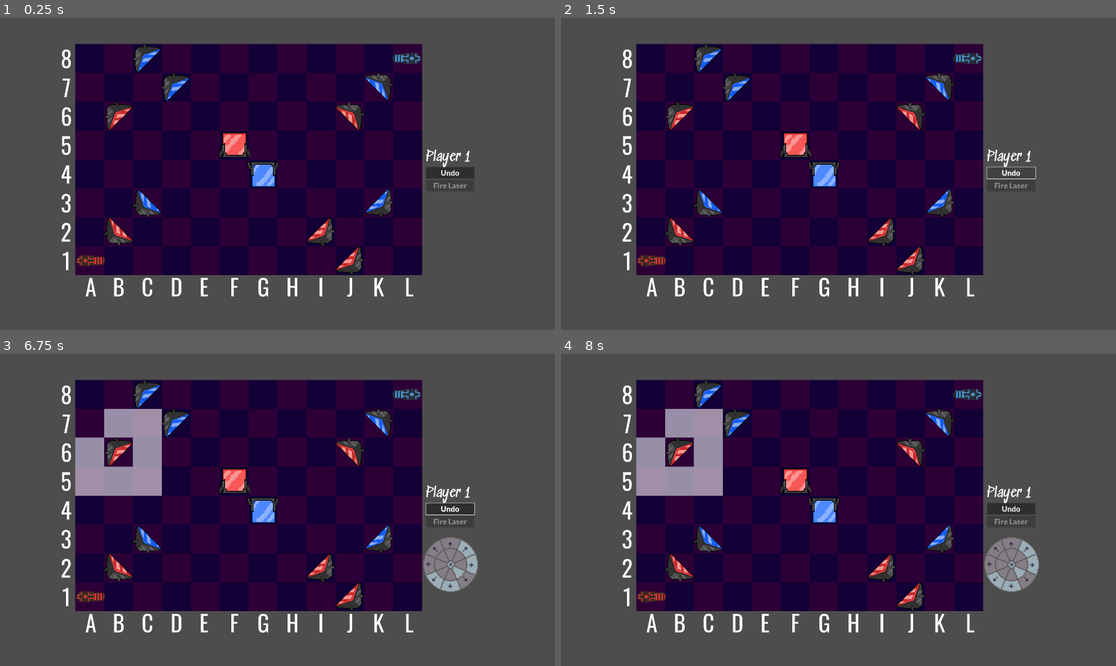
Above: before the commit, frames 1-4 (two rows, left to right).
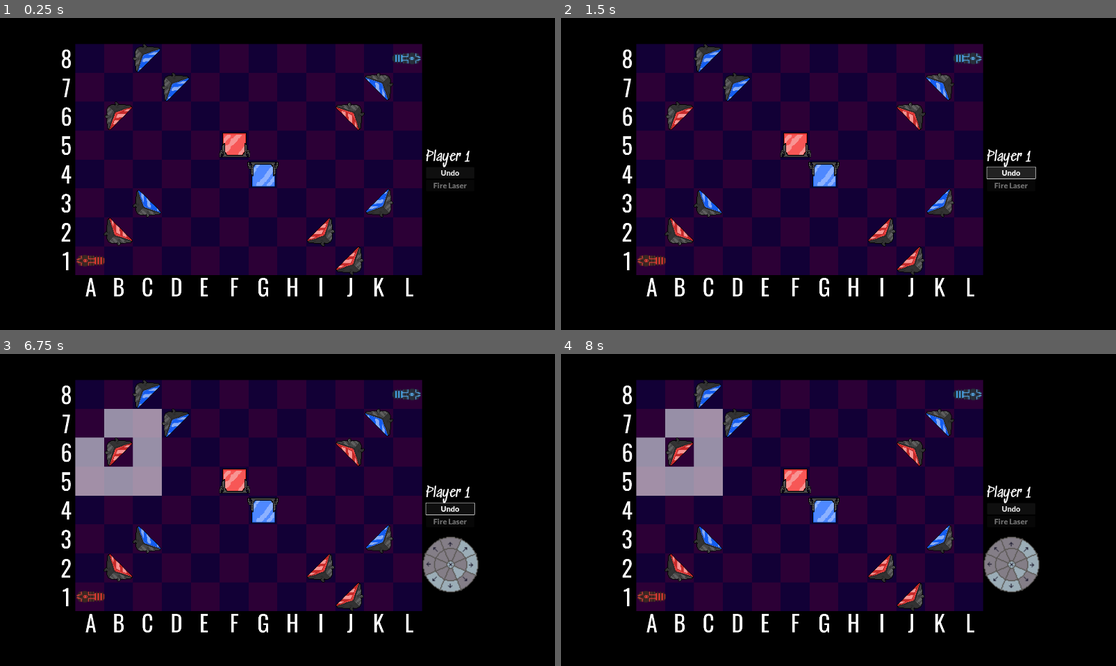
Above: after the commit, the same moments.

Repository: mzbrubak/Reflectix
Game: Godot game, scene res://Scenes/main.tscn
The game is run twice, just before and just after one commit, with the same random seed, the same clock (stepped at 60 frames per second) and the same inputs.
Inputs (mouse positions are in pixels of both pictures, inside the frame that each line leads up to):
- Up to frame 1 (0.25 s): no input
- Up to frame 2 (1.5 s): click "Undo" at 0.5 s; click "Undo" at 1.25 s
- Up to frame 3 (6.75 s): click "Undo" at 2 s; tap Enter at 2.75, 4.25, 5.75 s; move the mouse to (399, 494) at 2.77 s; click (399, 494) at 2.92 s; tap Space at 3.5, 5, 6.5 s; move the mouse to (166, 525) at 3.52 s; click (166, 525) at 3.67 s; move the mouse to (333, 441) at 4.27 s; click (333, 441) at 4.42 s; move the mouse to (249, 572) at 5.02 s; click (249, 572) at 5.17 s; move the mouse to (444, 556) at 5.77 s; click (444, 556) at 5.92 s; move the mouse to (111, 463) at 6.52 s; click (111, 463) at 6.67 s
- Up to frame 4 (8 s): click (1010, 566) at 7.25 s

The runs differ from the first frame. In frame 1, 53% of the frame differs, in the area x 0-100%, y 0-100%; in frame 2, 53%; in frame 3, 51%; in frame 4, 52%.

Commit message:
Splash - update to 5s before production mode

Diff:
--- a/Scenes/main.gd
+++ b/Scenes/main.gd
@@ -8,6 +8,12 @@
 var active_player=0#0=player 1, 1=player 2
 # Called when the node enters the scene tree for the first time.
 func _ready():
+	#splash
+	await get_tree().create_timer(0).timeout
+	$Splash/Theme.visible = false
+	await get_tree().create_timer(0).timeout
+	$Splash/Credits.visible = false
+
 	$UI.visible=true#so I can hide it in editor
 	endturn.connect(P1Laser.fire_laser)
 	P1Laser.laser_fired.connect(post_laser_fired)
--- a/Scenes/main.tscn
+++ b/Scenes/main.tscn
@@ -9,9 +9,20 @@
 [ext_resource type="PackedScene" uid="uid://q1n7pyb7j2wj" path="res://Scenes/ui.tscn" id="5_ctrvt"]
 [ext_resource type="PackedScene" uid="uid://d1bnj1d6gsewg" path="res://Scenes/double_mirror.tscn" id="6_krj5m"]
 [ext_resource type="Script" path="res://Scenes/player_2_pieces.gd" id="8_nj1uy"]
+[ext_resource type="Texture2D" uid="uid://dd3qagwj88i63" path="res://img/background.png" id="10_71mxc"]
+[ext_resource type="Texture2D" uid="uid://dqjc7kw0ssd5c" path="res://theme/GWJ-Full-Logo-tag-Orange2.svg" id="11_fp07y"]
+[ext_resource type="Texture2D" uid="uid://cxp11ivlusbtt" path="res://theme/theme.png" id="12_brtvm"]
+[ext_resource type="Texture2D" uid="uid://dbvgt8w1ruyle" path="res://theme/wildcards.png" id="13_35aso"]
+[ext_resource type="FontFile" uid="uid://cybpab1vbk3w" path="res://fonts/Oswald/Oswald-VariableFont_wght.ttf" id="14_olf2d"]
+[ext_resource type="FontFile" uid="uid://u3xv5vfc63a4" path="res://fonts/Sedgwick_Ave/SedgwickAve-Regular.ttf" id="15_83dkl"]
+[ext_resource type="FontFile" uid="uid://bd8y3x518wj4o" path="res://fonts/Lato/Lato-Regular.ttf" id="16_874sp"]
 
 [node name="Main" type="Node2D"]
 script = ExtResource("1_nomae")
+
+[node name="Background" type="Sprite2D" parent="."]
+position = Vector2(731, 336)
+texture = ExtResource("10_71mxc")
 
 [node name="Board" parent="." instance=ExtResource("2_0yl2j")]
 position = Vector2(-130, 60)
@@ -99,3 +110,107 @@
 
 [node name="UI" parent="." instance=ExtResource("5_ctrvt")]
 visible = false
+
+[node name="Splash" type="CanvasLayer" parent="."]
+
+[node name="Credits" type="CanvasLayer" parent="Splash"]
+
+[node name="Background" type="Sprite2D" parent="Splash/Credits"]
+position = Vector2(960, 541)
+texture = ExtResource("10_71mxc")
+
+[node name="Headline" type="Label" parent="Splash/Credits"]
+offset_left = 723.0
+offset_top = 4.0
+offset_right = 1128.0
+offset_bottom = 176.0
+theme_override_fonts/font = ExtResource("14_olf2d")
+theme_override_font_sizes/font_size = 115
+text = "Reflectrix"
+
+[node name="Subtitle" type="Label" parent="Splash/Credits"]
+offset_left = 540.0
+offset_top = 161.0
+offset_right = 1375.0
+offset_bottom = 276.0
+theme_override_fonts/font = ExtResource("15_83dkl")
+theme_override_font_sizes/font_size = 68
+text = "A strategy laser chess game"
+
+[node name="Credits" type="Label" parent="Splash/Credits"]
+offset_left = 217.0
+offset_top = 283.0
+offset_right = 622.0
+offset_bottom = 455.0
+theme_override_fonts/font = ExtResource("14_olf2d")
+theme_override_font_sizes/font_size = 87
+text = "Credits"
+
+[node name="Credit Names" type="Label" parent="Splash/Credits"]
+offset_left = 133.0
+offset_top = 428.0
+offset_right = 593.0
+offset_bottom = 704.0
+theme_override_fonts/font = ExtResource("16_874sp")
+theme_override_font_sizes/font_size = 60
+text = "Felix DuBois
+NathanSDunn
+PurpleHues"
+
+[node name="Assets" type="Label" parent="Splash/Credits"]
+offset_left = 1093.0
+offset_top = 283.0
+offset_right = 1498.0
+offset_bottom = 455.0
+theme_override_fonts/font = ExtResource("14_olf2d")
+theme_override_font_sizes/font_size = 87
+text = "Assets"
+
+[node name="Assets Names" type="Label" parent="Splash/Credits"]
+offset_left = 893.0
+offset_top = 428.0
+offset_right = 1833.0
+offset_bottom = 1076.0
+theme_override_fonts/font = ExtResource("16_874sp")
+theme_override_font_sizes/font_size = 60
+text = "Royalty Free Sound:
+Laser
+Explosion
+Game Over
+
+Fonts:
+Oswald, Lato, Sedgwich(OFL)"
+
+[node name="Theme" type="CanvasLayer" parent="Splash"]
+
+[node name="Background" type="Sprite2D" parent="Splash/Theme"]
+position = Vector2(960, 541)
+texture = ExtResource("10_71mxc")
+
+[node name="GGJWild" type="Sprite2D" parent="Splash/Theme"]
+position = Vector2(320, 393)
+scale = Vector2(0.5765, 0.5765)
+texture = ExtResource("11_fp07y")
+
+[node name="Theme" type="Sprite2D" parent="Splash/Theme"]
+position = Vector2(1218.53, 274)
+scale = Vector2(0.431169, 0.431169)
+texture = ExtResource("12_brtvm")
+
+[node name="Wildcards" type="Sprite2D" parent="Splash/Theme"]
+position = Vector2(1219, 742)
+scale = Vector2(0.432724, 0.432724)
+texture = ExtResource("13_35aso")
+
+[node name="RichTextLabel" type="RichTextLabel" parent="Splash/Theme"]
+modulate = Color(0.980392, 0.380392, 0.286275, 1)
+anchors_preset = -1
+anchor_right = 0.122
+anchor_bottom = 0.563
+offset_left = 115.0
+offset_top = 664.0
+offset_right = 299.76
+offset_bottom = 376.96
+theme_override_fonts/normal_font = ExtResource("14_olf2d")
+theme_override_font_sizes/normal_font_size = 211
+text = " #75"
Not shown: 1 places in Scenes/main.tscn that only renumber resources
Binary file added: img/background.png
Not shown, added: img/background.png.import
